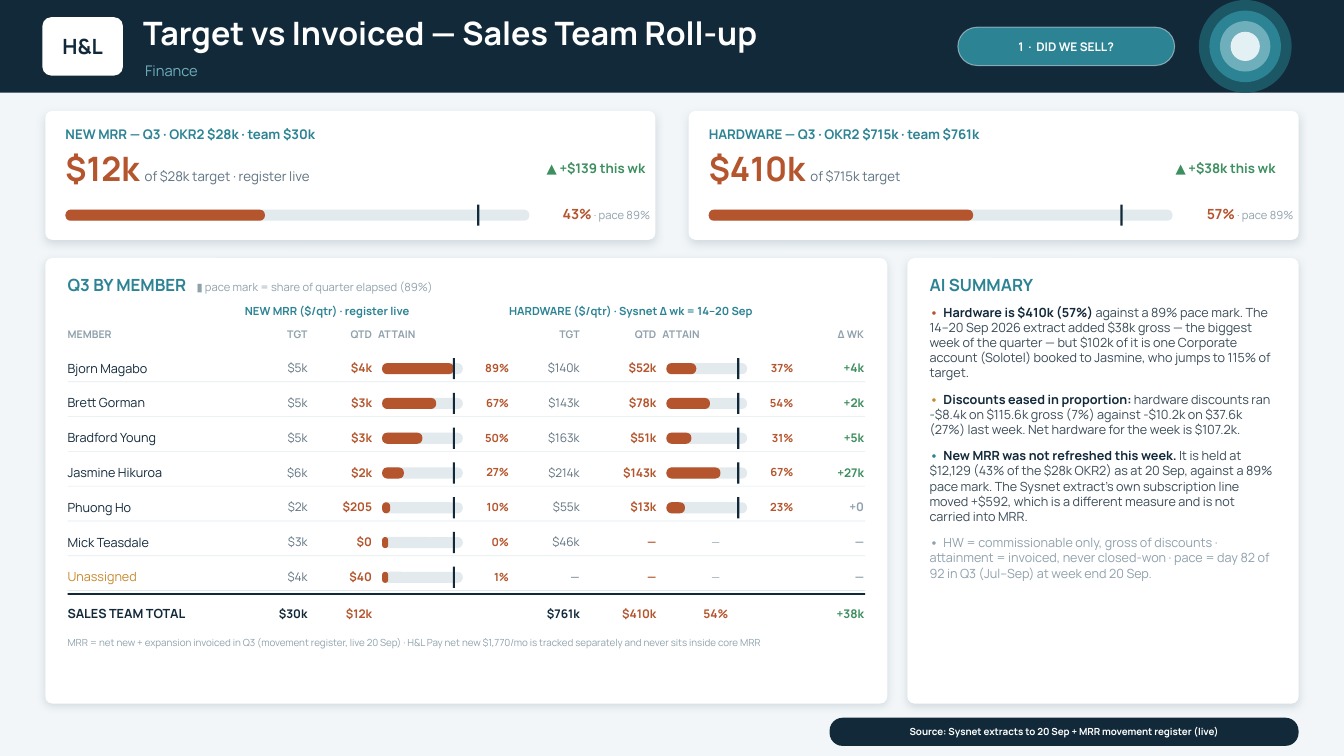
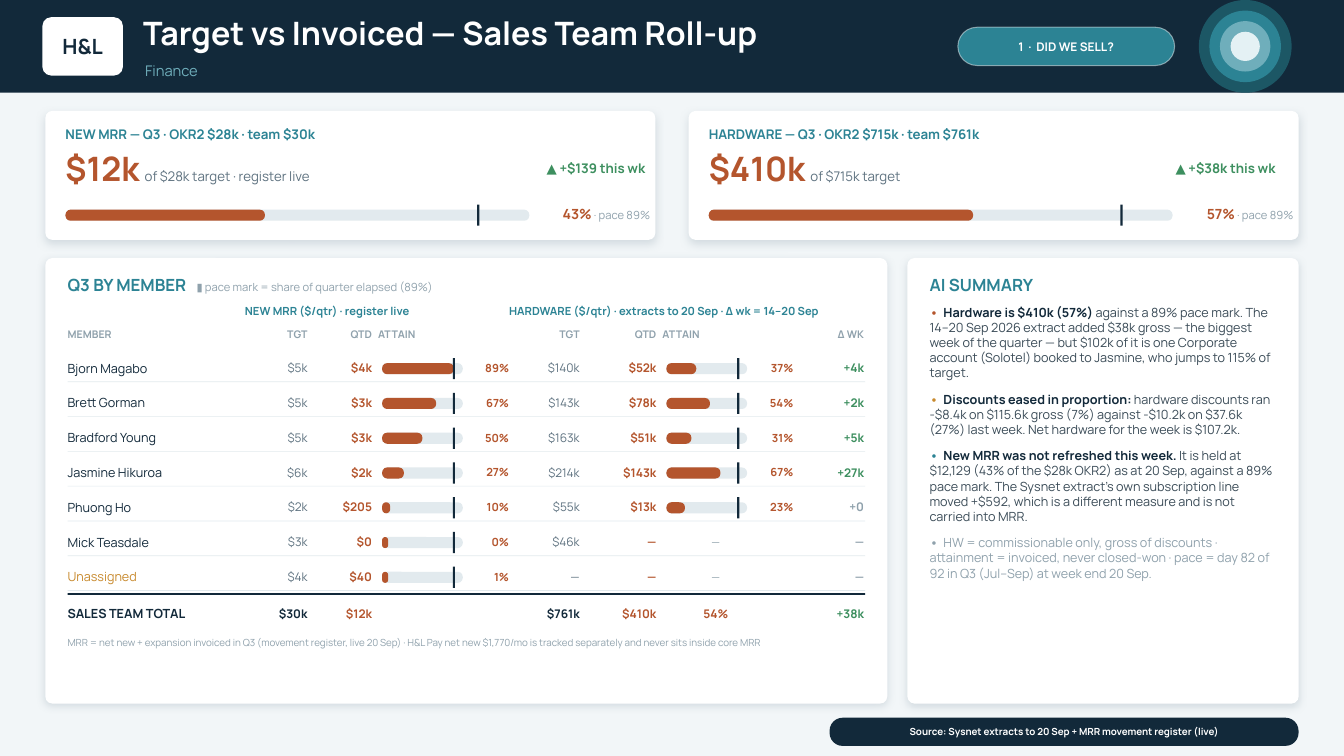
Before and after one commit to ihorner-hl/leadership-reporting, a slide deck: slide 4 of exec-deck/output/H&L Weekly Update - WC 14 Sep 2026.pptx (slide 5 before the commit). Drawn at 1344x756 pixels with LibreOffice and Linux fonts; fonts in the diff are those of the drawing. Boxes give left, top, right and bottom in pixels: in the first picture for what was removed or moved away, otherwise in the second. Text is boxed around its words. In the diff, an @@ line names an element or a change of style, - is before the commit and + after.

```diff
--- a/exec-deck/output/H&L Weekly Update - WC 14 Sep 2026.pptx
+++ b/exec-deck/output/H&L Weekly Update - WC 14 Sep 2026.pptx
@@ text at [509,305,819,318]: text changed @@
-HARDWARE ($/qtr) · Sysnet Δ wk = 14–20 Sep
+HARDWARE ($/qtr) · extracts to 20 Sep · Δ wk = 14–20 Sep
```
Also in this commit, not shown: 8 other slides changed, 2 slides removed, 9 other files.
